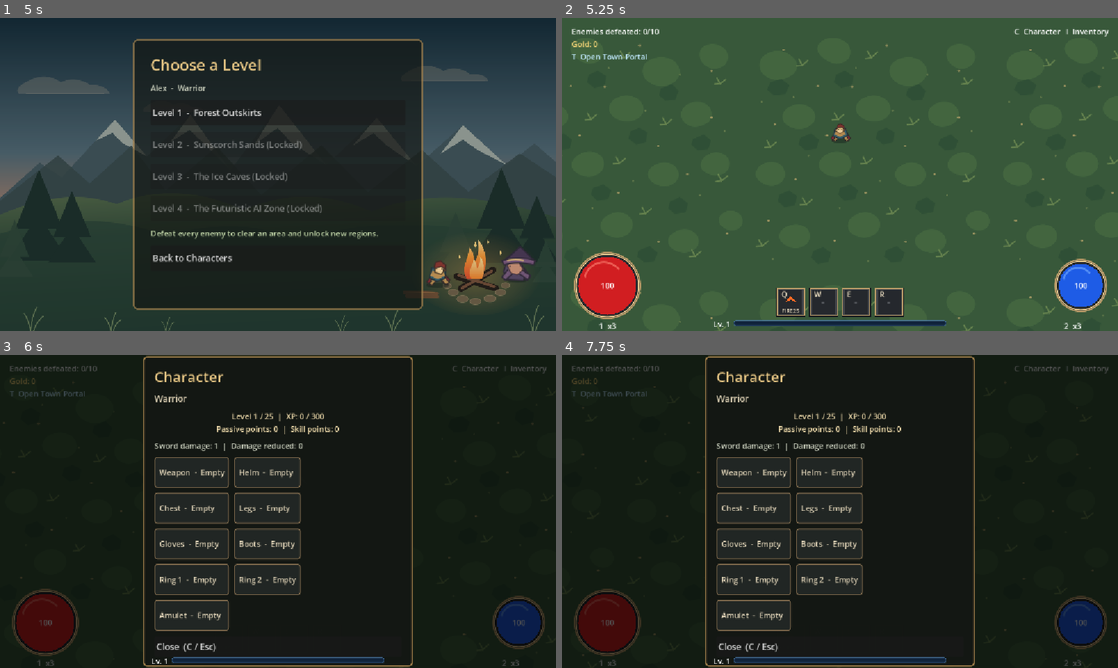
Above: before the commit, frames 1-4 (two rows, left to right).
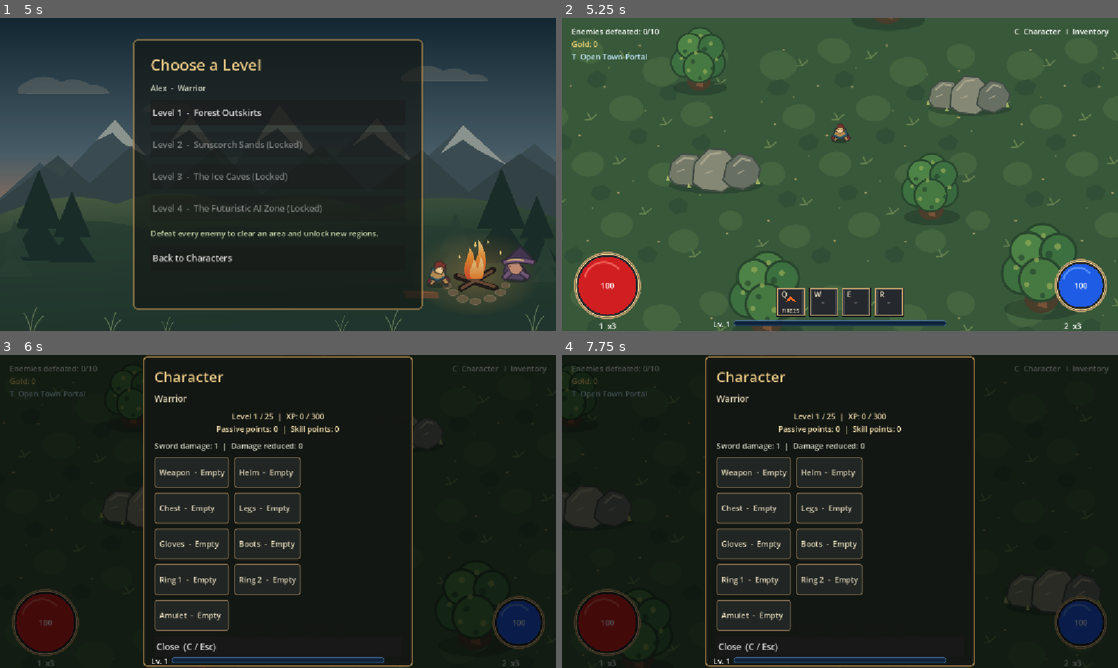
Above: after the commit, the same moments.

Repository: muyari/simple-game-godot
Game: Godot game, scene res://Menu.tscn
The game is run twice, just before and just after one commit, with the same random seed, the same clock (stepped at 60 frames per second) and the same inputs.
Inputs (mouse positions are in pixels of both pictures, inside the frame that each line leads up to):
- Up to frame 1 (5 s): click "Begin Adventure" at 0.5 s; click "Create Character" at 1.25 s; click (278, 111) at 2.02 s; type "Alex" at 2.1 s; click "Warrior" at 2.75 s; click "Create Character" at 3.5 s; click "Continue" at 4.25 s
- Up to frame 2 (5.25 s): click "Level 1 - Forest Outskirts" at 5 s
- Up to frame 3 (6 s): tap Enter (ui_accept) at 5.75 s; move the mouse to (400, 495) at 5.77 s; hold Right (move_right) from 5.78 s (still down); tap C at 5.85 s; click (400, 495) at 5.92 s
- Up to frame 4 (7.75 s): tap Enter (ui_accept) at 6.02, 7.25 s; release Right (move_right) at 6.5 s; drag from (728, 527) to (812, 574) at 6.52 s; move the mouse to (895, 442) at 7.27 s; hold Right (move_right) from 7.28 s (still down); tap 1 at 7.35 s

Frame 1 is identical in both runs. In frame 2, 6.6% of the frame differs, in the area x 18-93%, y 0-100%; in frame 3, 0.3%; in frame 4, 0.9%.
Error before the commit: Parse Error: Variable "biome" has the same name as a previously declared variable. (res://LevelController.gd:44)

Commit message:
applied various bog fixes for ui elements and crashes.

Diff:
--- a/simple-game-godot/LevelController.gd
+++ b/simple-game-godot/LevelController.gd
@@ -41,7 +41,6 @@
 
 @export var player_path: NodePath = NodePath("../Player")
 @export_enum("Forest", "Desert", "Ice Caves", "Futuristic AI Zone") var biome := 0
-@export_enum("Forest", "Desert") var biome := 0
 @export_range(1, 25, 1) var area_level := 1
 
 var player: Player
--- a/simple-game-godot/town.tscn
+++ b/simple-game-godot/town.tscn
@@ -320,7 +320,7 @@
 anchor_top = 1.0
 anchor_right = 1.0
 anchor_bottom = 1.0
-offset_left = -132.0
+offset_left = -166.0
 offset_top = -166.0
 offset_right = -22.0
 offset_bottom = -22.0
@@ -348,7 +348,7 @@
 anchor_top = 1.0
 anchor_right = 0.5
 anchor_bottom = 1.0
-offset_left = -166.0
+offset_left = -132.0
 offset_top = -90.0
 offset_right = -72.0
 offset_bottom = -30.0
